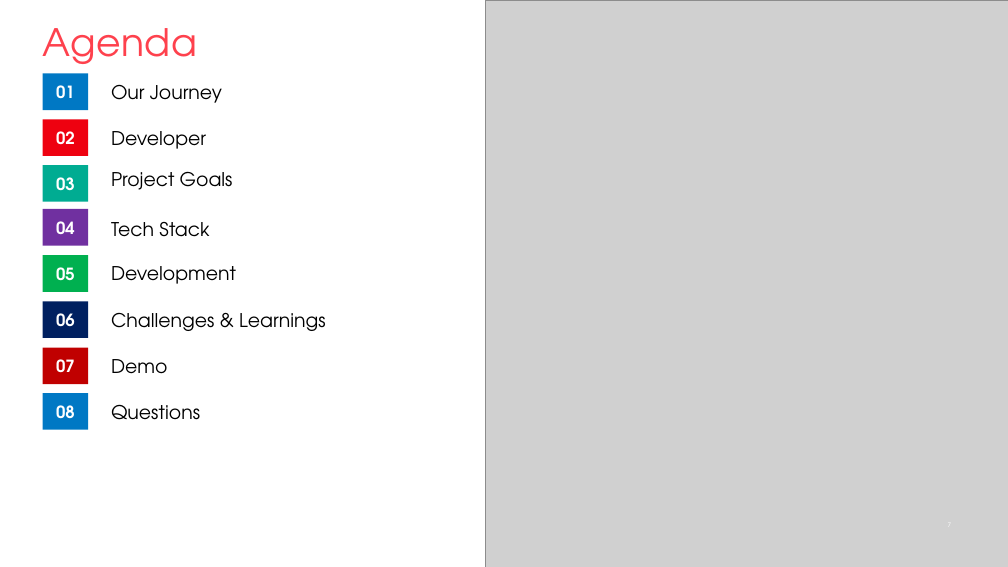
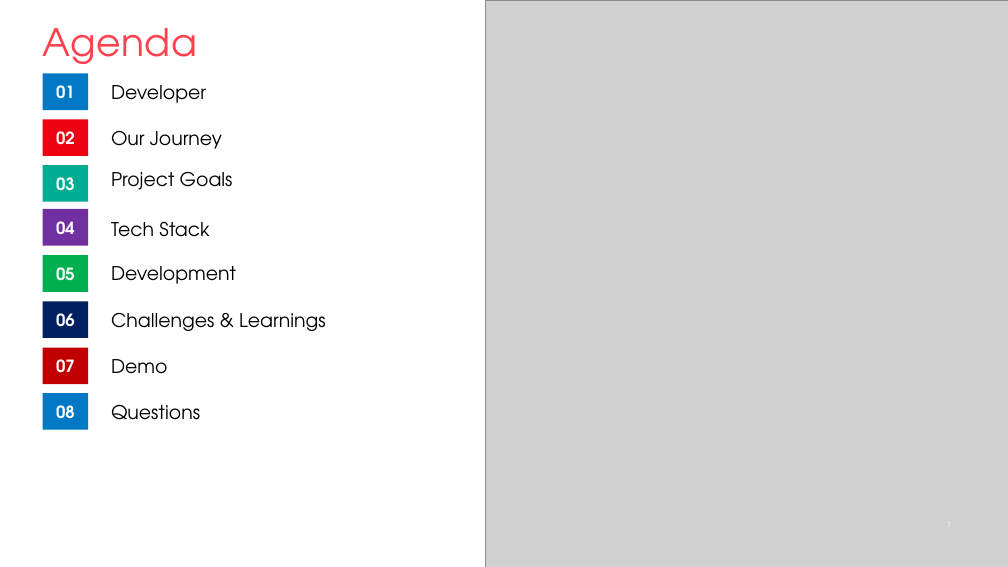
Before and after one commit to dmasaka/CRS-Project, a slide deck: slide 7 of Presentation.pptx. Drawn at 1008x567 pixels with LibreOffice and Linux fonts; fonts in the diff are those of the drawing; grey boxes stand for pictures. Boxes give left, top, right and bottom in pixels: in the first picture for what was removed or moved away, otherwise in the second. Text is boxed around its words. In the diff, an @@ line names an element or a change of style, - is before the commit and + after.

```diff
--- a/Presentation.pptx
+++ b/Presentation.pptx
@@ text "Developer": place and size @@
-text "Developer" at (111, 131, 206, 149)
+text "Developer" at (111, 85, 206, 103)
@@ text "Our Journey": place and size @@
-text "Our Journey" at (111, 84, 222, 103)
+text "Our Journey" at (111, 130, 222, 149)
```
Also in this commit, not shown: 2 other slides changed, 1 slide added, 40 other files.
